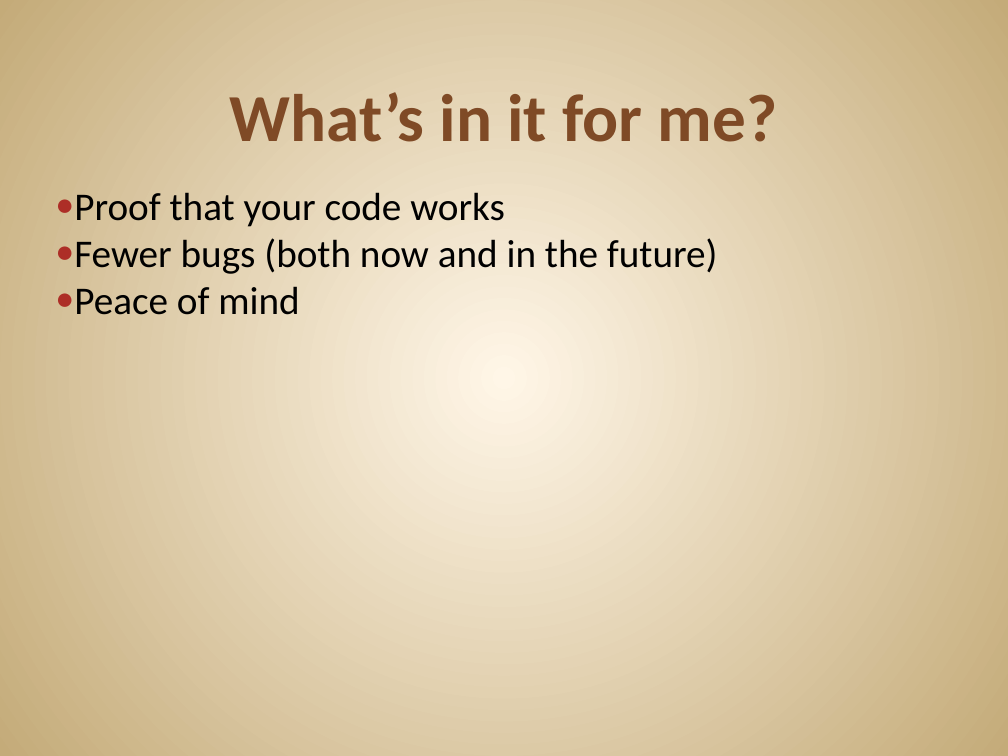
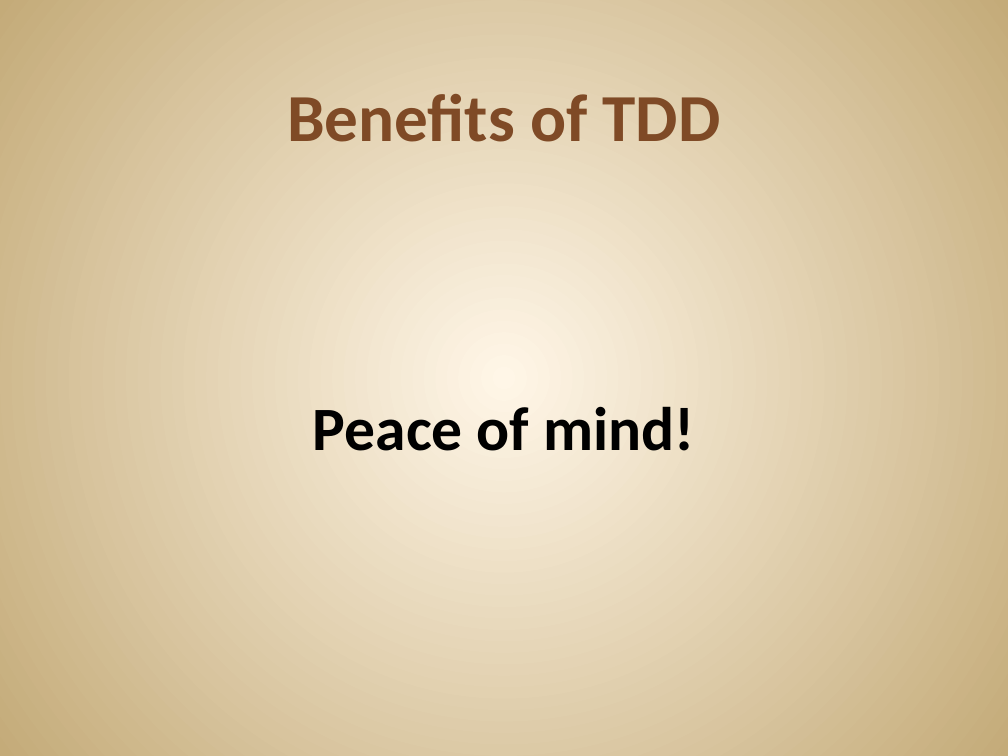
Before and after one commit to JonKruger/TDD-In-Action, a slide deck: slide 25 of TDD In Action.pptx (slide 29 before the commit). Drawn at 1008x756 pixels with LibreOffice and Linux fonts; fonts in the diff are those of the drawing. Boxes give left, top, right and bottom in pixels: in the first picture for what was removed or moved away, otherwise in the second. Text is boxed around its words. In the diff, an @@ line names an element or a change of style, - is before the commit and + after.

```diff
--- a/TDD In Action.pptx
+++ b/TDD In Action.pptx
@@ title at (287, 94, 721, 142): text changed @@
-What’s in it for me?
+Benefits of TDD
@@ text "Peace of mind!" at (313, 406, 694, 451): vertical alignment top to middle @@
@@ text at (313, 406, 694, 451): text changed; size 28 to 44 pt; bold on @@
-● Proof that your code works
-● Fewer bugs (both now and in the future)
-● Peace of mind
+Peace of mind!
```
Also in this commit, not shown: 3 other slides changed, 2 slides added, 22 slides removed.
